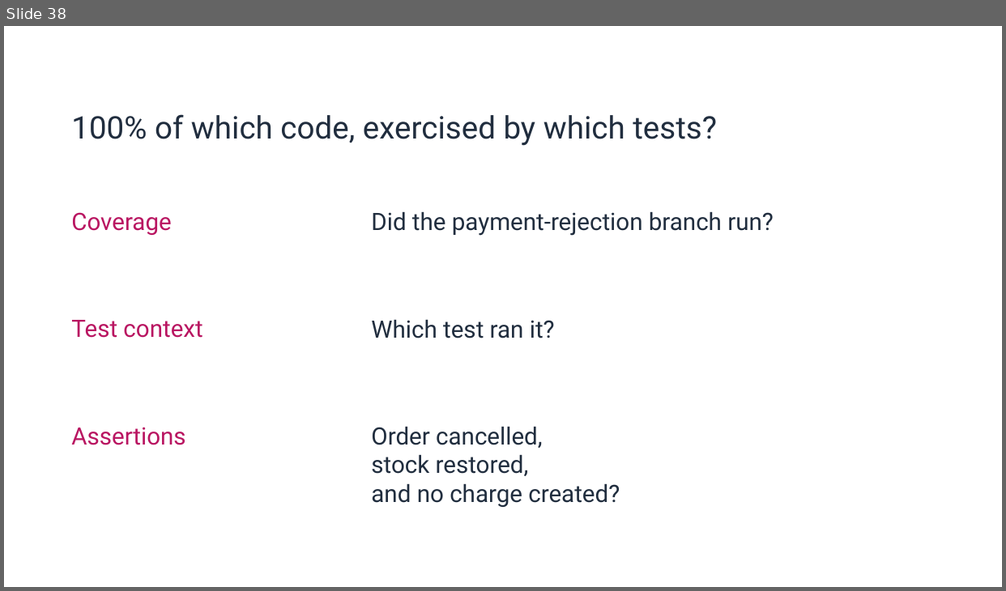
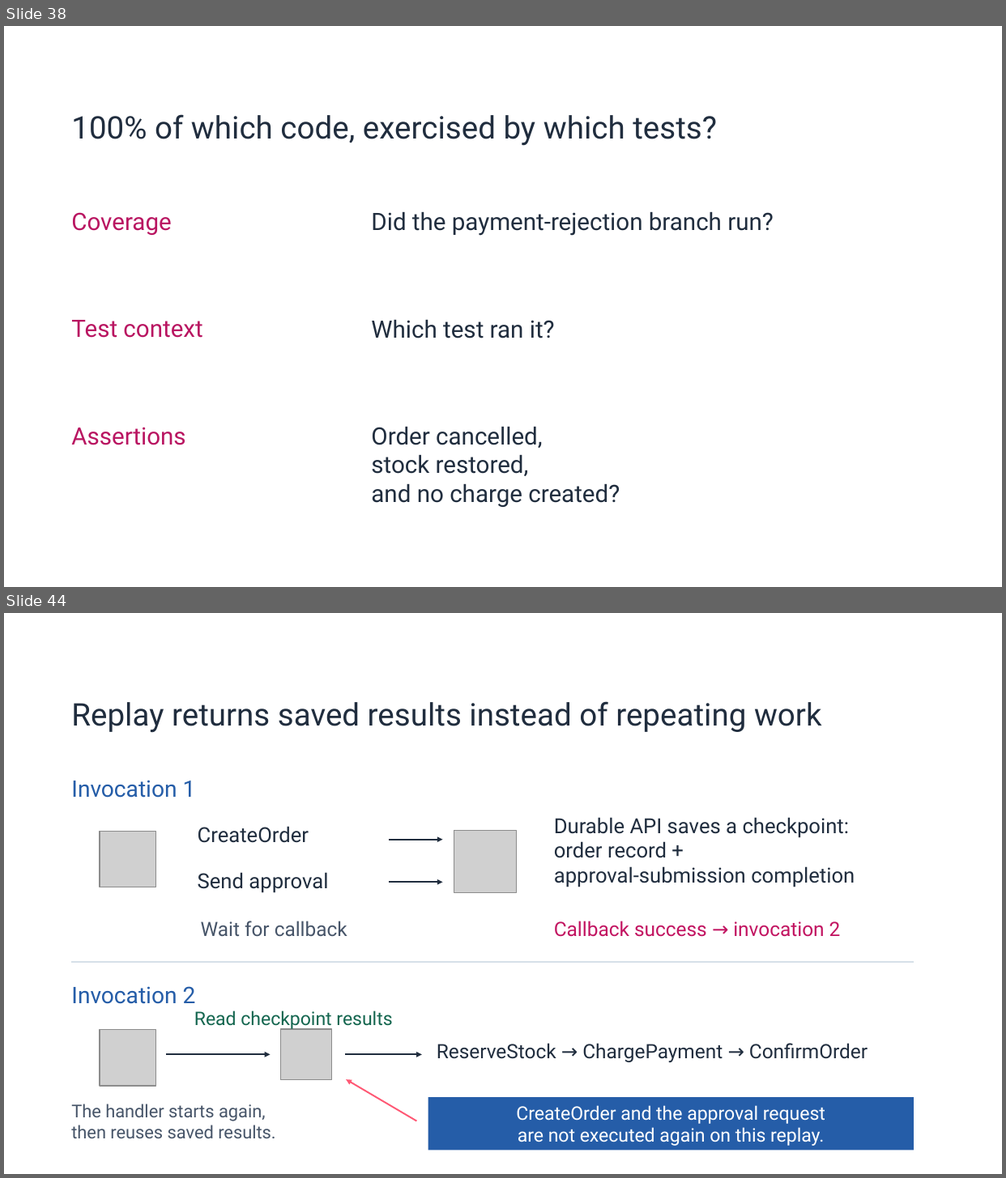
Before and after one commit to alex-au-922/aws-community-day-hk-2026-step-functions-testing, a slide deck: presentation/output/testing-python-workflows-with-floci.pptx. Shown one above the other, each under a label of ours: slide 38 before the commit, slides 38 and 44 after it; the slides between them are not shown. The pictures are 1006x591 and 1006x1178 pixels, drawn with LibreOffice and Linux fonts; fonts in the diff are those of the drawing; grey boxes stand for pictures; background and template pictures are left out. Boxes give left, top, right and bottom in pixels: in the first picture for what was removed or moved away, otherwise in the second. Text is boxed around its words. In the diff, an @@ line names an element or a change of style, - is before the commit and + after.

Commit message:
Expand the Durable Functions bonus for post-talk readers

```diff
--- a/presentation/output/testing-python-workflows-with-floci.pptx
+++ b/presentation/output/testing-python-workflows-with-floci.pptx
@@ slide 44 added at <box>4,613,1002,1174</box>, background picture (left out) @@
@@ text added at <box>71,701,821,733</box>, 22.5 pt, text #202D3E @@
+Replay returns saved results instead of repeating work
@@ text added at <box>71,780,196,798</box>, 16.5 pt, text #255DA8 @@
+Invocation 1
@@ text added at <box>198,826,309,843</box>, 15 pt, text #202D3E @@
+CreateOrder
@@ picture added at <box>454,831,516,892</box> @@
@@ text added at <box>554,817,854,888</box>, 15 pt, text #202D3E @@
+Durable API saves a checkpoint:
+order record +
+approval-submission completion
@@ picture added at <box>100,832,155,888</box> @@
@@ arrow added from (388, 840) to (443, 840), #202D3E 1.13 pt @@
@@ text added at <box>198,872,328,893</box>, 15 pt, text #202D3E @@
+Send approval
@@ arrow added from (388, 883) to (443, 883), #202D3E 1.13 pt @@
@@ text added at <box>201,921,347,936</box>, 14.2 pt, text #475569 @@
+Wait for callback
@@ text added at <box>554,921,841,937</box>, 14.2 pt, text #C21461 @@
+Callback success → invocation 2
@@ line added from (72, 962) to (913, 962), #D6E0E8 1.13 pt @@
@@ text added at <box>71,986,196,1004</box>, 16.5 pt, text #255DA8 @@
+Invocation 2
@@ text added at <box>194,1011,392,1029</box>, 13.5 pt, text #14664F @@
+Read checkpoint results
@@ picture added at <box>100,1030,155,1086</box> @@
@@ picture added at <box>280,1029,331,1080</box> @@
@@ text added at <box>437,1043,867,1063</box>, 14.2 pt, text #202D3E @@
+ReserveStock → ChargePayment → ConfirmOrder
@@ arrow added from (166, 1055) to (270, 1055), #202D3E 1.13 pt @@
@@ arrow added from (345, 1055) to (422, 1055), #202D3E 1.13 pt @@
@@ arrow added from (417, 1121) to (347, 1080), #FF5874 1.13 pt @@
@@ rectangle added at <box>428,1097,913,1150</box>, fill #255DA8, 13.5 pt, text #FFFFFF @@
+CreateOrder and the approval request
+are not executed again on this replay.
@@ text added at <box>71,1104,275,1139</box>, 12.8 pt, text #475569 @@
+The handler starts again,
+then reuses saved results.
```
Also in this commit, not shown: 7 other slides added, 4 slides removed, 2 other files.
